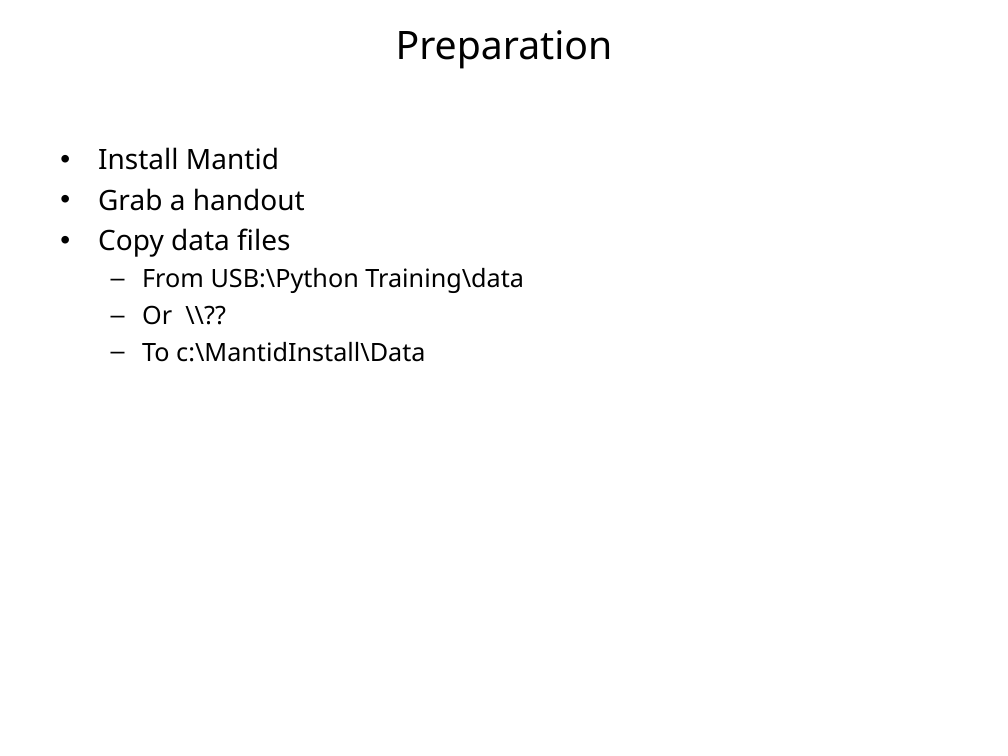
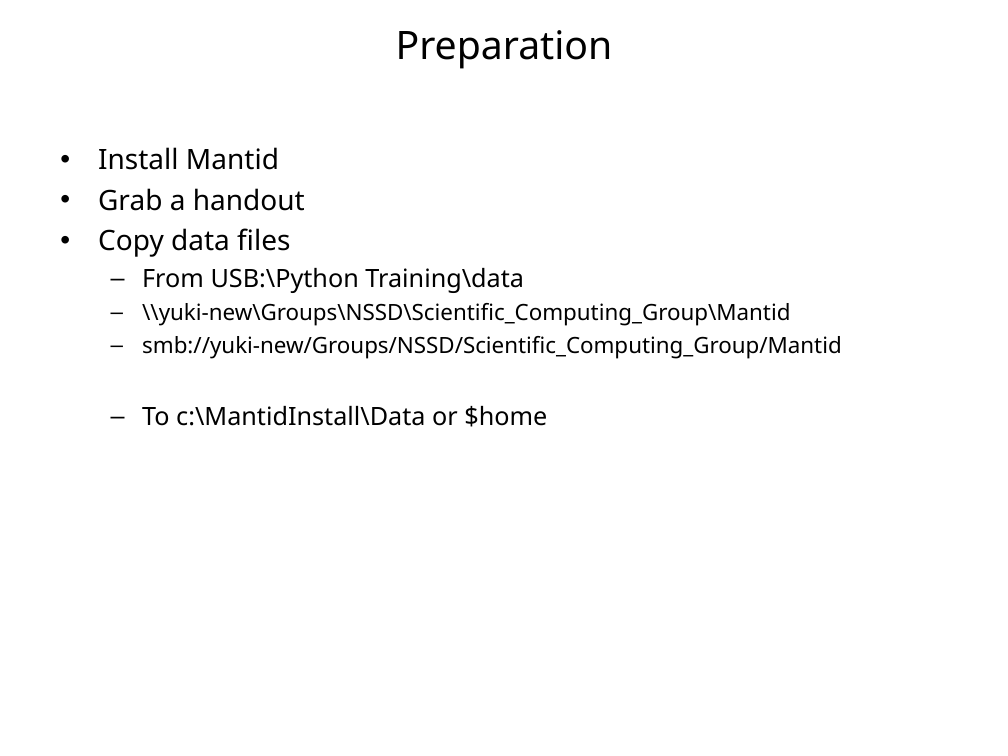
Before and after one commit to mantidproject/documents, a slide deck: slide 9 of Presentations/Python training course/Python in Mantid Introduction - SNS.ppt. Drawn at 1008x756 pixels with LibreOffice and Linux fonts; fonts in the diff are those of the drawing; background and template pictures are left out. Boxes give left, top, right and bottom in pixels: in the first picture for what was removed or moved away, otherwise in the second. Text is boxed around its words. In the diff, an @@ line names an element or a change of style, - is before the commit and + after.

```diff
--- a/Presentations/Python training course/Python in Mantid Introduction - SNS.ppt
+++ b/Presentations/Python training course/Python in Mantid Introduction - SNS.ppt
@@ text at bbox=[142, 303, 842, 427]: text changed; size 18 to 16 pt @@
-  – Or \\??
-  – To c:\MantidInstall\Data
+  – \\yuki-new\Groups\NSSD\Scientific_Computing_Group\Mantid
+  – smb://yuki-new/Groups/NSSD/Scientific_Computing_Group/Mantid
+  – To c:\MantidInstall\Data or $home
```
Also in this commit, not shown: 1 other slide changed, 1 other file.
